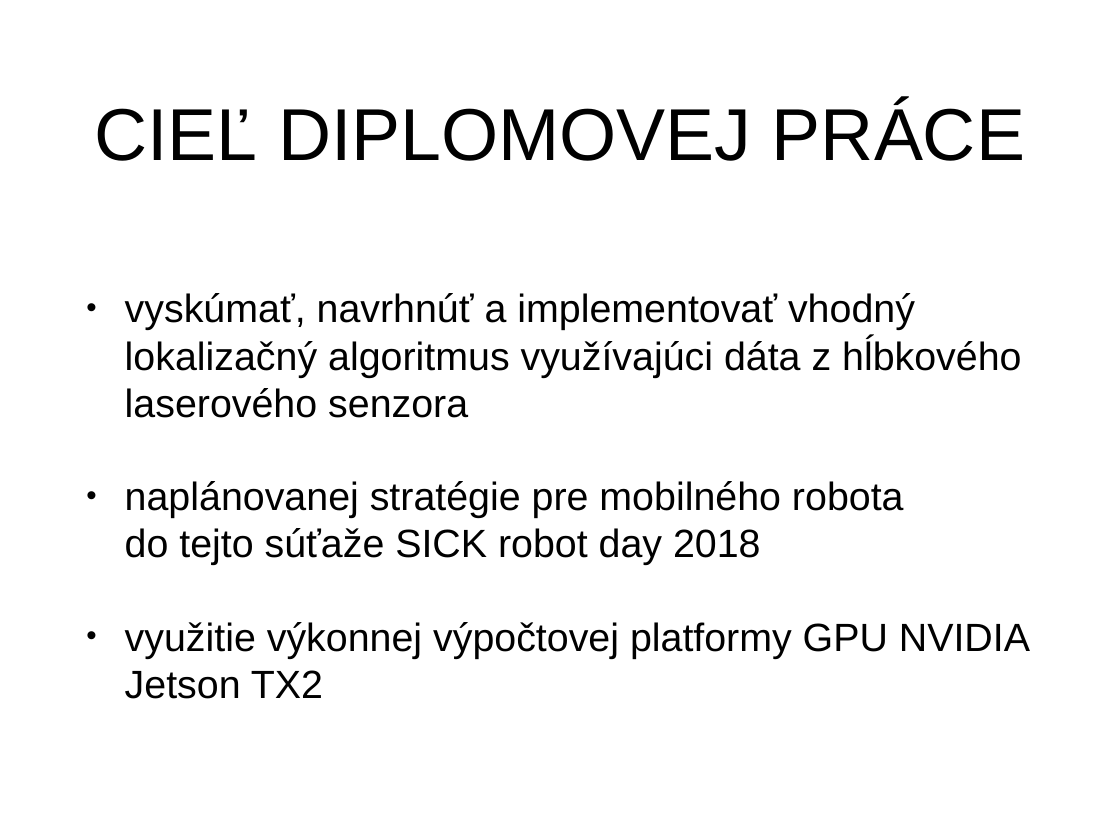
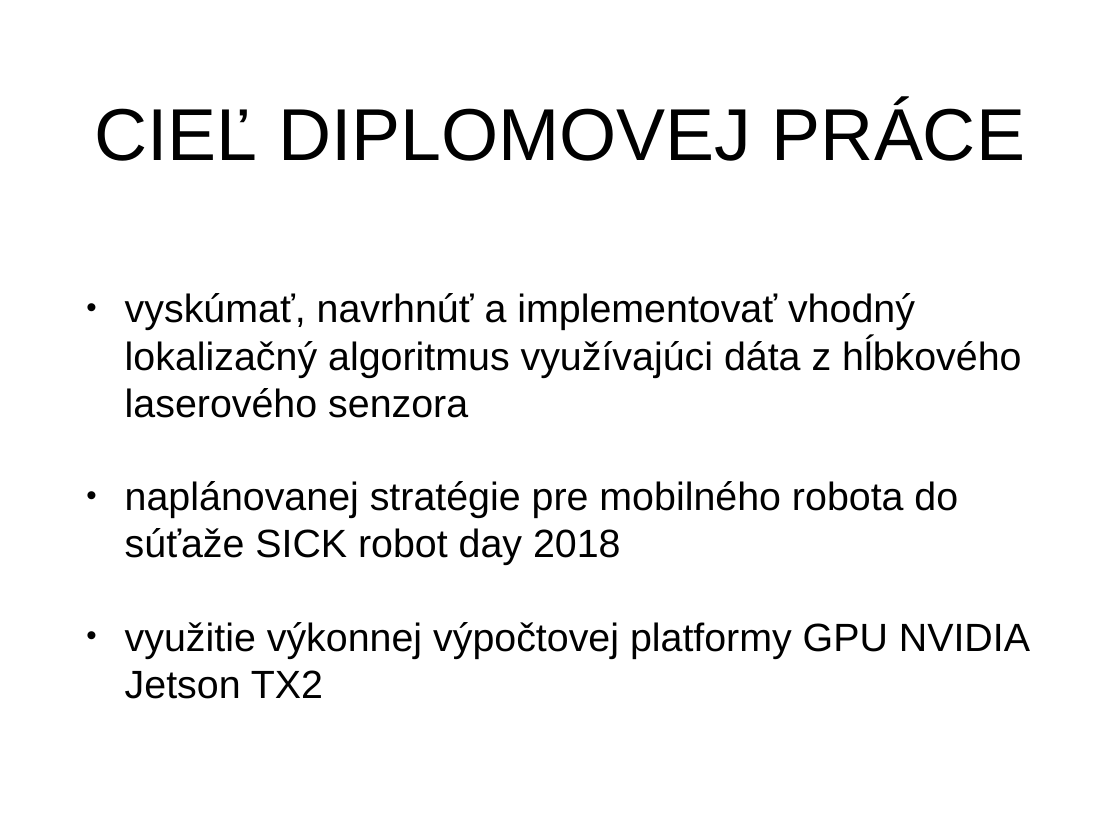
Before and after one commit to matejka9/dip, a slide deck: slide 2 of web/documents/prezentacia.pptx. Drawn at 1120x840 pixels with LibreOffice and Linux fonts; fonts in the diff are those of the drawing. Boxes give left, top, right and bottom in pixels: in the first picture for what was removed or moved away, otherwise in the second. Text is boxed around its words. In the diff, an @@ line names an element or a change of style, - is before the commit and + after.

Commit message:
update presentation

```diff
--- a/web/documents/prezentacia.pptx
+++ b/web/documents/prezentacia.pptx
@@ text at (125,481,958,565): text changed @@
-• naplánovanej stratégie pre mobilného robota do tejto súťaže SICK robot day 2018
+• naplánovanej stratégie pre mobilného robota do súťaže SICK robot day 2018
```
Also in this commit, not shown: 2 slides added.
